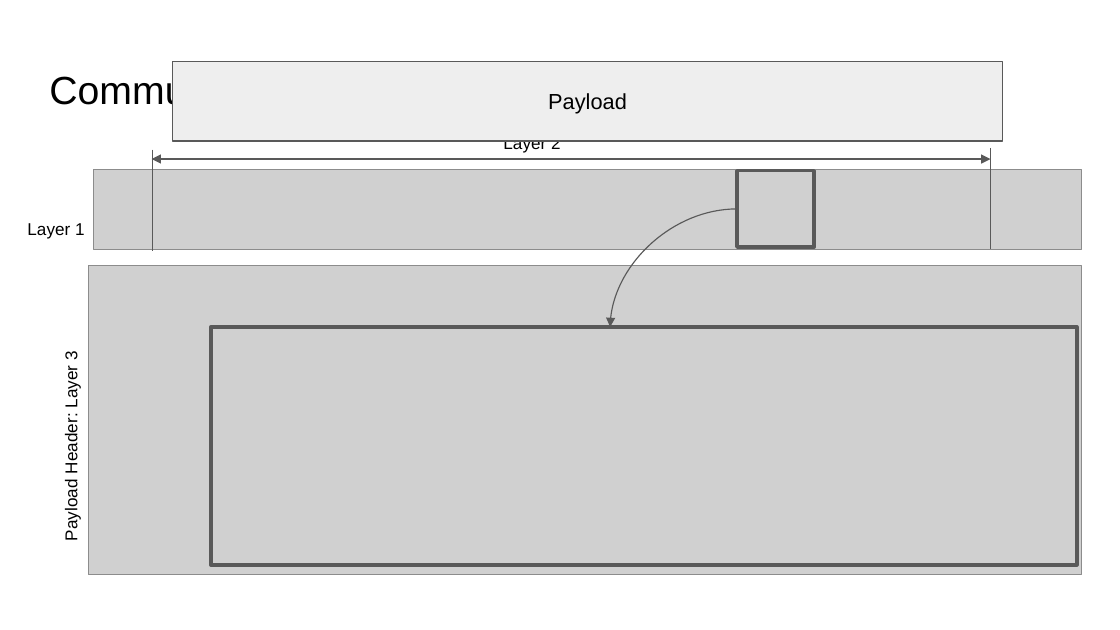
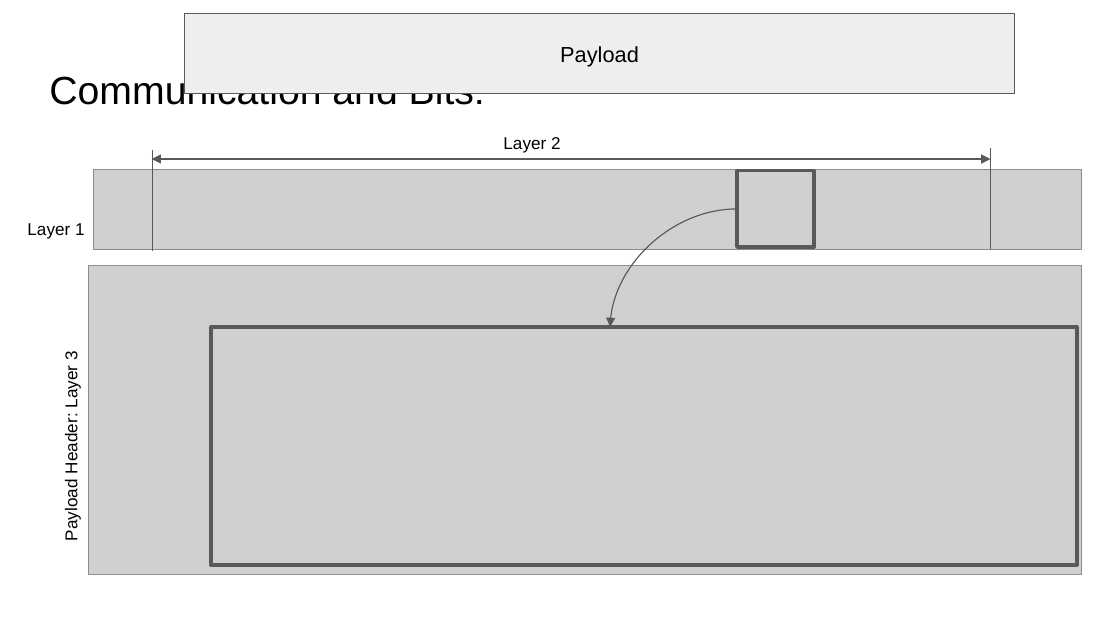
Before and after one commit to COMP122/comp122-f24, a slide deck: slide 7 of format-encodings/slide_presentations/.hidden/introduction-to-encodings.pptx. Drawn at 1120x630 pixels with LibreOffice and Linux fonts; fonts in the diff are those of the drawing; grey boxes stand for pictures. Boxes give left, top, right and bottom in pixels: in the first picture for what was removed or moved away, otherwise in the second. Text is boxed around its words. In the diff, an @@ line names an element or a change of style, - is before the commit and + after.

```diff
--- a/format-encodings/slide_presentations/.hidden/introduction-to-encodings.pptx
+++ b/format-encodings/slide_presentations/.hidden/introduction-to-encodings.pptx
@@ rectangle "Payload": place and size @@
-rectangle "Payload" at box(172, 62, 1002, 141)
+rectangle "Payload" at box(185, 13, 1015, 93)
```
Also in this commit, not shown: 1 other slide changed, 1 other file.
